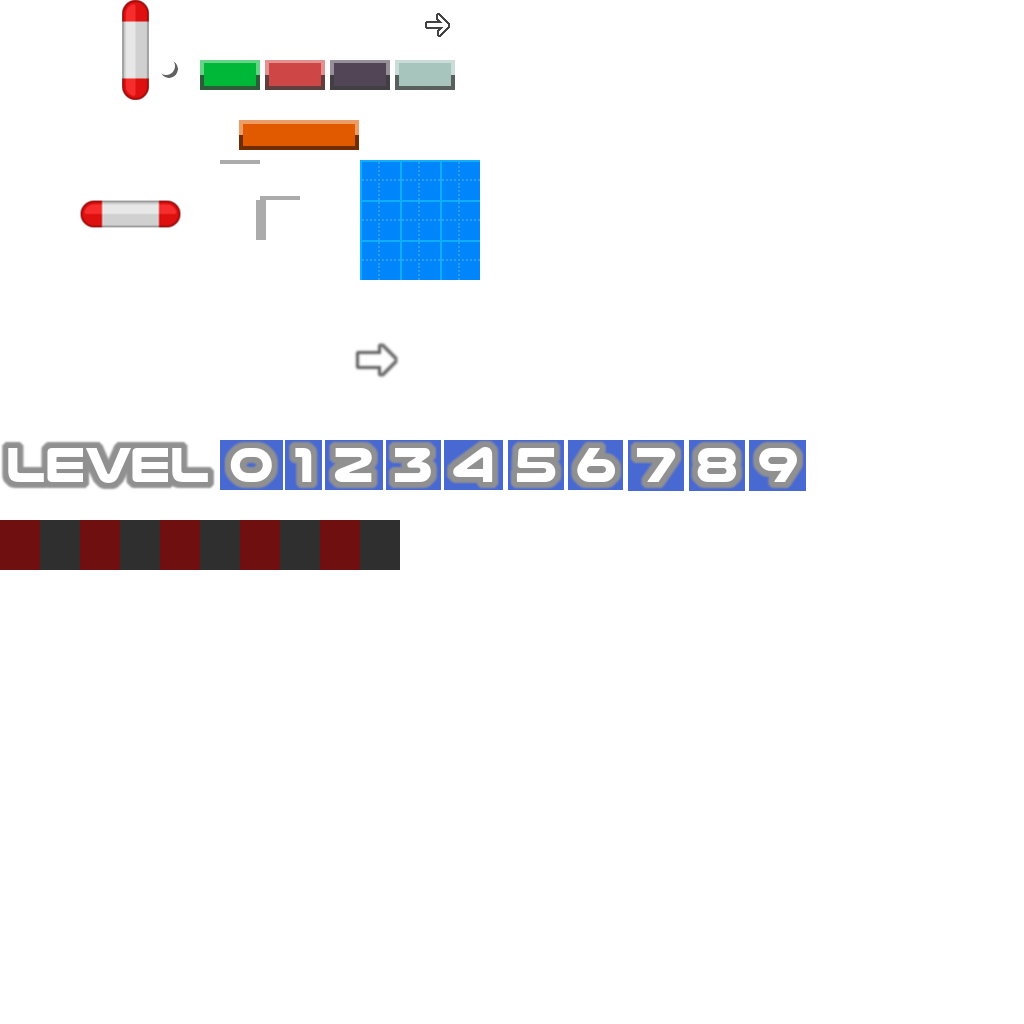
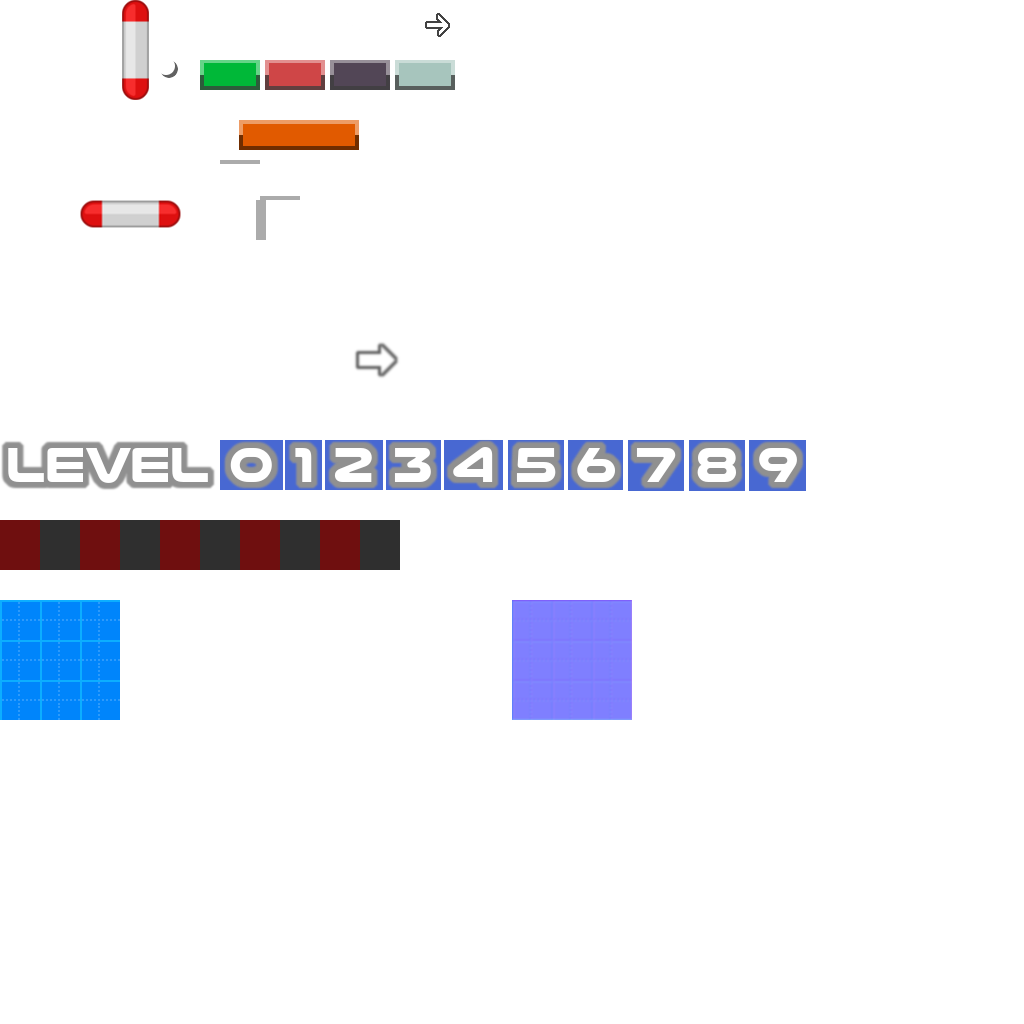
Before/after of a 1024 × 1024 layered artwork. What changed in the layer stack:
added layer "Ebene #12" above "Ebene #11" over [512, 600, 632, 720]
moved "Ebene #11" above "Ebene", painted on it over [0, 160, 480, 720]
painted on "Ebene" over [360, 160, 480, 280]
